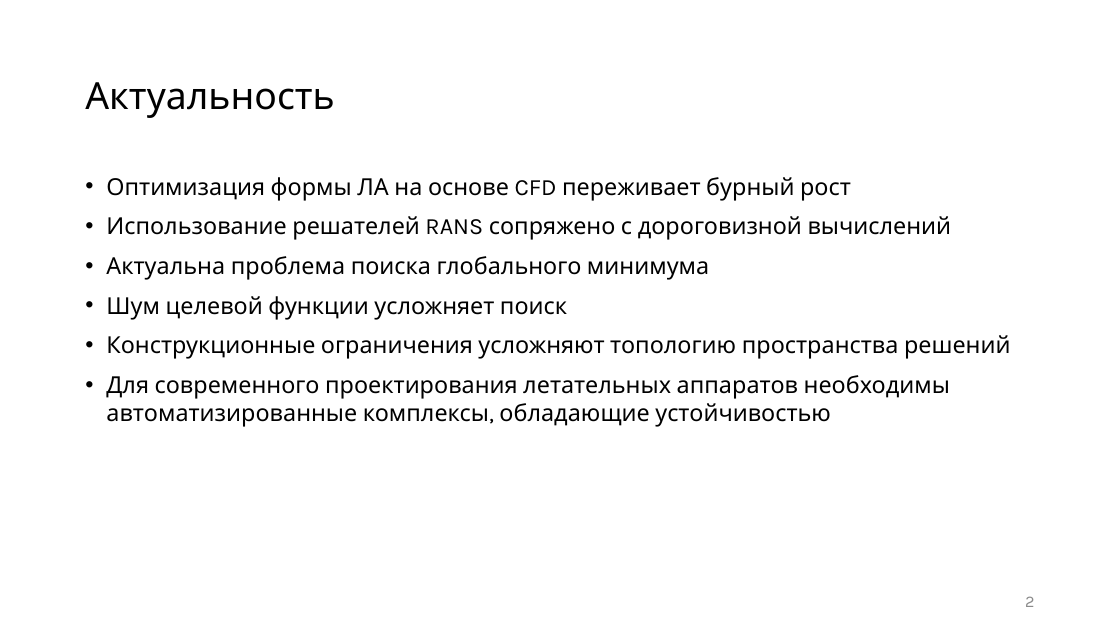
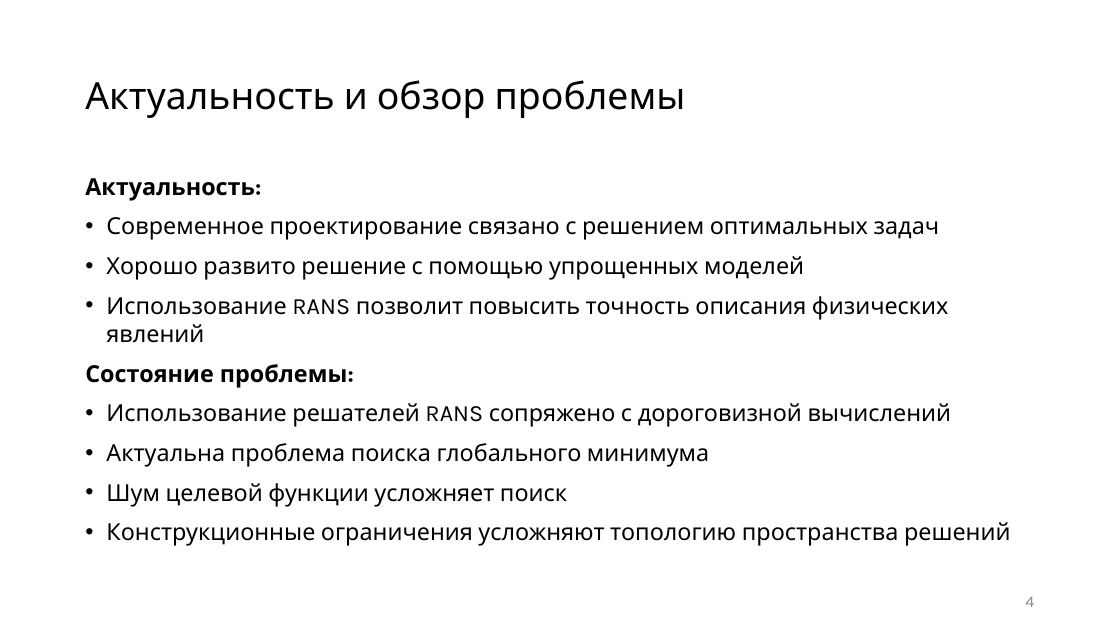
Before and after one commit to 737CMD/Diploma_bac, a slide deck: slide 4 of results/Тексты/Презентация_ВКР Черных.pptx (slide 2 before the commit). Drawn at 1120x630 pixels with LibreOffice and Linux fonts; fonts in the diff are those of the drawing; background and template pictures are left out. Boxes give left, top, right and bottom in pixels: in the first picture for what was removed or moved away, otherwise in the second. Text is boxed around its words. In the diff, an @@ line names an element or a change of style, - is before the commit and + after.

```diff
--- a/results/Тексты/Презентация_ВКР Черных.pptx
+++ b/results/Тексты/Презентация_ВКР Черных.pptx
@@ title at [85, 80, 686, 118]: text changed @@
-Актуальность
+Актуальность и обзор проблемы
@@ text at [85, 178, 949, 388]: text changed @@
-• Оптимизация формы ЛА на основе CFD переживает бурный рост
+Актуальность:
+• Современное проектирование связано с решением оптимальных задач
+• Хорошо развито решение с помощью упрощенных моделей
+• Использование RANS позволит повысить точность описания физических явлений
+Состояние проблемы:
@@ text at [106, 375, 950, 427]: paragraph removed @@
-• Для современного проектирования летательных аппаратов необходимы автоматизированные комплексы, обладающие устойчивостью
@@ page number at [1025, 596, 1034, 607]: text changed @@
-2
+4
```
Also in this commit, not shown: 7 other slides changed, 14 slides added, 4 slides removed, 10 other files.
